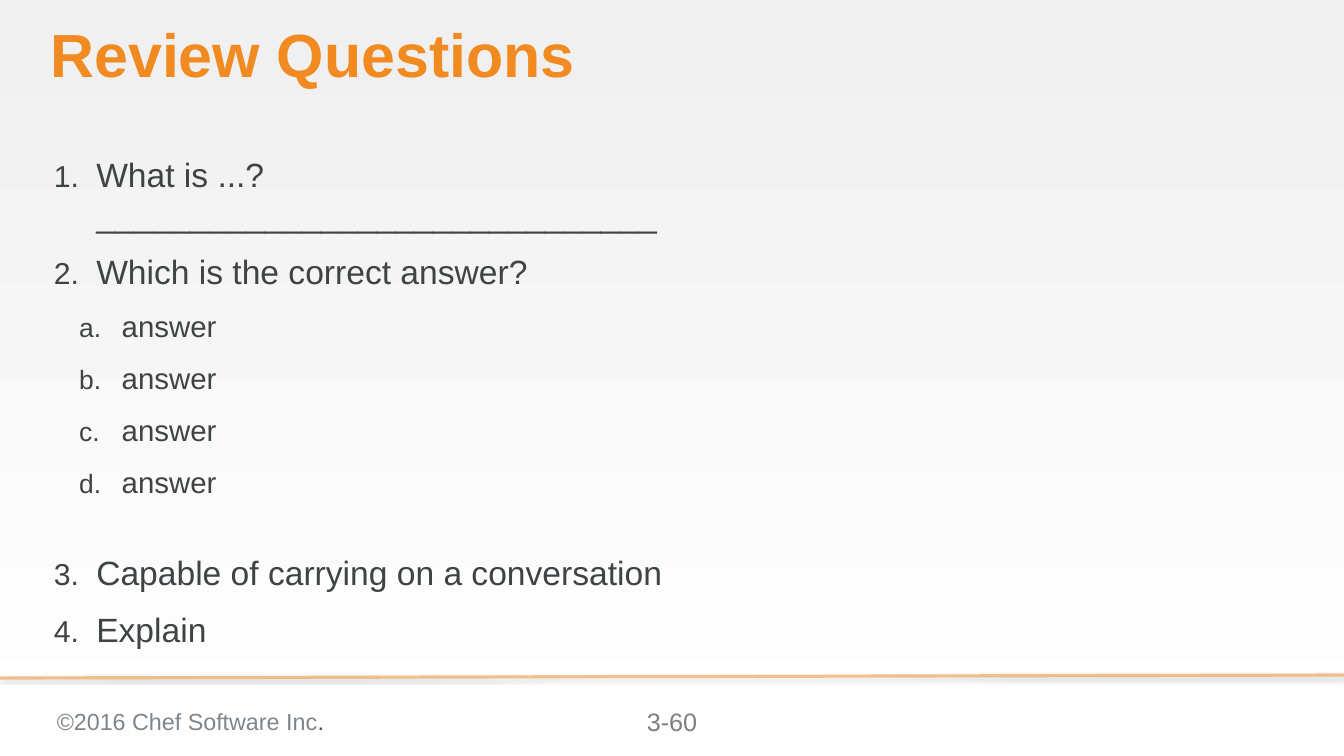
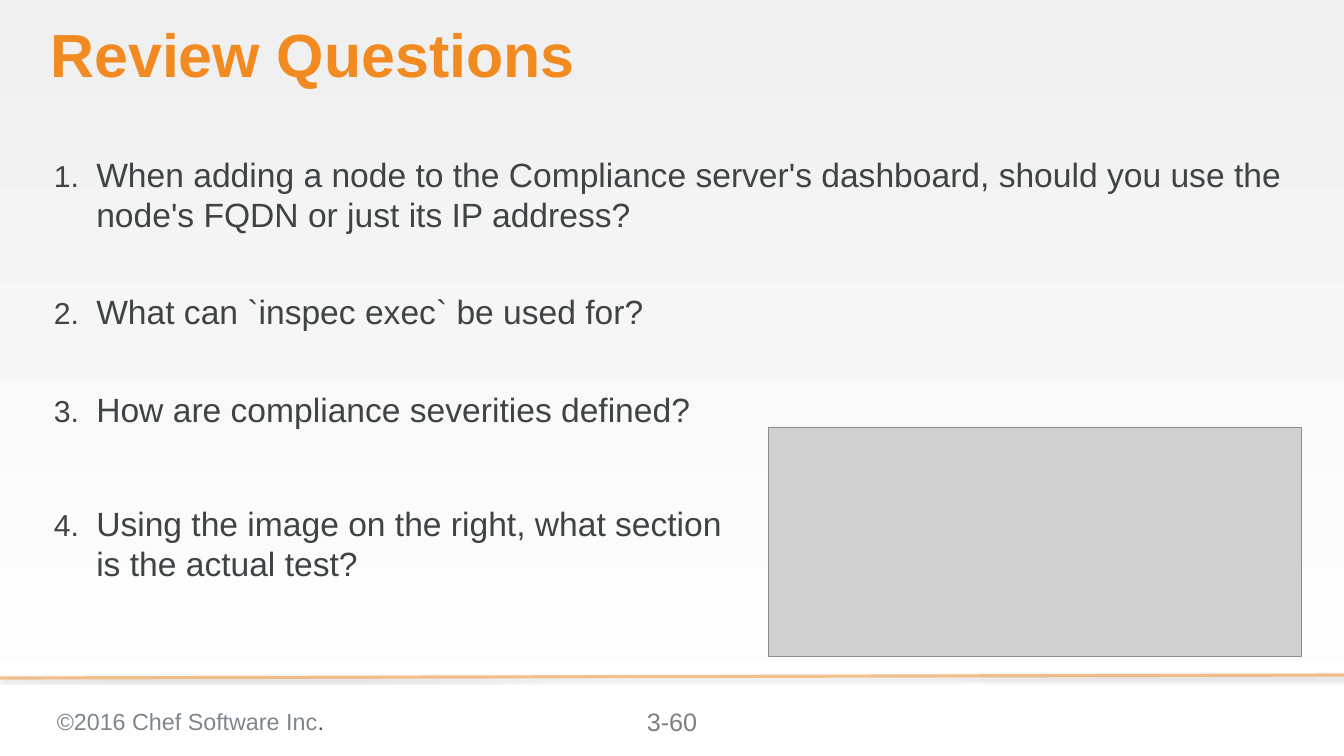
Before and after one commit to bchamby/chef-compliance-installation-configuration-operation, a slide deck: slide 60 of 03-initial-configuration-scans.pptx. Drawn at 1344x756 pixels with LibreOffice and Linux fonts; fonts in the diff are those of the drawing; grey boxes stand for pictures; background and template pictures are left out. Boxes give left, top, right and bottom in pixels: in the first picture for what was removed or moved away, otherwise in the second. Text is boxed around its words. In the diff, an @@ line names an element or a change of style, - is before the commit and + after.

```diff
--- a/03-initial-configuration-scans.pptx
+++ b/03-initial-configuration-scans.pptx
@@ text at (96, 162, 1281, 577): text changed @@
-1. What is ...?
-   ______________________________
-2. Which is the correct answer?
-  a. answer
-  b. answer
-  c. answer
-  d. answer
-3. Capable of carrying on a conversation
-4. Explain
+1. When adding a node to the Compliance server's dashboard, should you use the node's FQDN or just its IP address?
+2. What can `inspec exec` be used for?
+3. How are compliance severities defined?
+4. Using the image on the right, what section
+   is the actual test?
@@ picture added at (769, 427, 1301, 657) @@
```
Also in this commit, not shown: 1 other slide changed.
